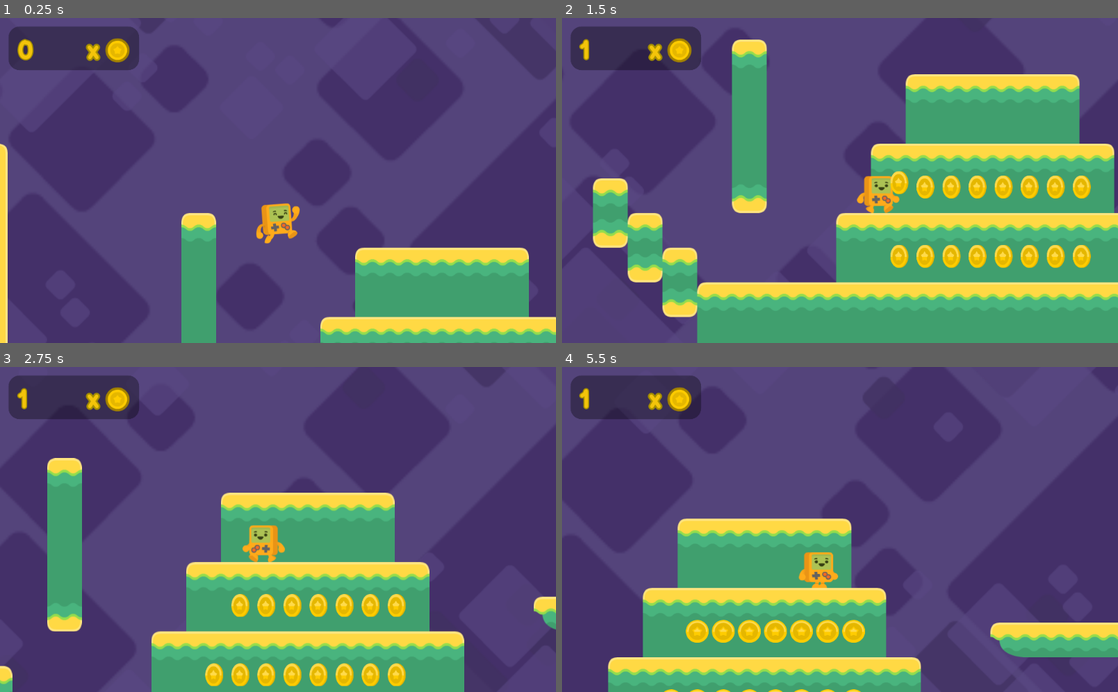
Above: before the commit, frames 1-4 (two rows, left to right).
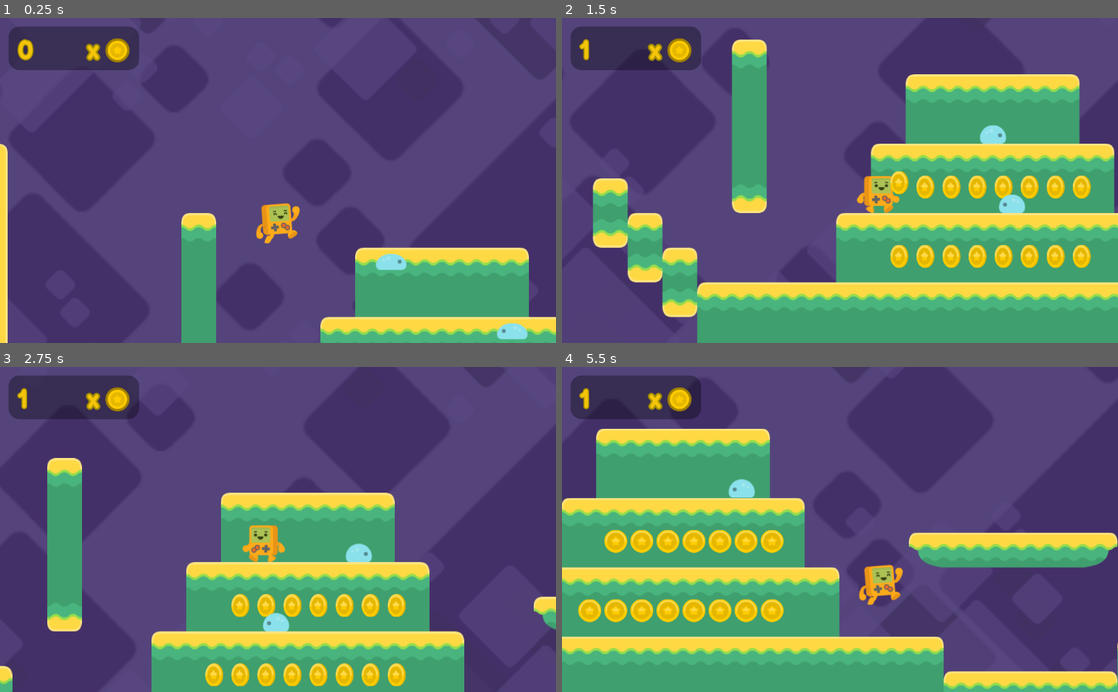
Above: after the commit, the same moments.

Repository: CrabbitSlater/Godot_2D_Tutorial_adv
Game: Godot game, scene res://Assets/Levels/Test_Level.tscn
Same seed, same stepped clock (60 frames per second), same inputs: the game is played once before the commit and once after it.
Inputs:
- Up to frame 1 (0.25 s): no input
- Up to frame 2 (1.5 s): hold D (player_right) from 0.53 s (still down); tap Space (player_jump) at 0.77 s
- Up to frame 3 (2.75 s): tap Space (player_jump) at 1.52 s; release D (player_right) at 2.03 s; hold A (player_left) from 2.03 s (still down)
- Up to frame 4 (5.5 s): release A (player_left) at 2.78 s; hold D (player_right) 2.78-4.28 s; tap Space (player_jump) at 3.02, 3.77, 4.52 s; hold A (player_left) 4.28-5.03 s; hold D (player_right) from 5.03 s (still down)

The runs differ from the first frame. In frame 1, 0.5% of the frame differs, in the area x 67-95%, y 72-99%; in frame 2, 0.5%; in frame 3, 0.5%; in frame 4, 43%, in the area x 0-100%, y 19-100%.

Commit message:
added enemy- used a 2d raycast which we dynamically change origin point on flip to determine if our enemy ''sees'' a cliffedge VERY USEFUL- born CG 13 (assets as always from kenny.nl)

Diff:
--- /dev/null
+++ b/Assets/Enemy/Enemy.gd
@@ -0,0 +1,40 @@
+extends KinematicBody2D
+
+var velocity = Vector2()
+var gravity :float = 20
+export var direction = -1  #left is -1, right it +1
+var speed :float = 75
+
+export var detects_cliffs : bool = true
+
+
+func _ready():
+	#ensure that sprite is flipped right
+	if direction >0 :
+		$AnimatedSprite.flip_h = true
+		#position floorchecker raycast- note that get_extents onlly exists on
+		#rectangle and similar shapes
+		$FloorChecker.position.x = $CollisionShape2D.shape.get_extents().x *direction
+		#note also that etents is distane from origin to the edge of the shape- not the full width
+		#note- raycasting is expensive- try to minimise use of them
+		$FloorChecker.enabled = detects_cliffs
+
+func _physics_process(delta):
+
+	#check if on wall - check also if it's on the floor, and if the floor detector can sense a drop
+	#floor detection important otherwise enemy will flip wildly if in freefall
+	#also need to condition this on if it detects cliffs
+	#this is pretty long for a single conditional, maybe look into multiline formatting in gd script
+
+	if is_on_wall() or detects_cliffs and self.is_on_floor() and not $FloorChecker.is_colliding():
+		direction = direction * -1
+		$AnimatedSprite.flip_h = not $AnimatedSprite.flip_h
+		$FloorChecker.position.x = $CollisionShape2D.shape.get_extents().x *direction
+		#flip the position of the raycast to other side
+
+	velocity.y += gravity
+
+	velocity.x = speed*direction
+
+	#dont forget to add the UP variable
+	velocity = self.move_and_slide(velocity,Vector2.UP)
--- /dev/null
+++ b/Assets/Enemy/Enemy.tscn
@@ -0,0 +1,26 @@
+[gd_scene load_steps=4 format=2]
+
+[ext_resource path="res://Assets/Enemy/Enemy.gd" type="Script" id=1]
+[ext_resource path="res://Assets/Enemy/Enemy_SpriteFrames.tres" type="SpriteFrames" id=2]
+
+[sub_resource type="RectangleShape2D" id=2]
+extents = Vector2( 20, 12.5 )
+
+[node name="Enemy" type="KinematicBody2D"]
+collision_layer = 16
+collision_mask = 51
+script = ExtResource( 1 )
+
+[node name="AnimatedSprite" type="AnimatedSprite" parent="."]
+frames = ExtResource( 2 )
+animation = "Crawl"
+playing = true
+
+[node name="CollisionShape2D" type="CollisionShape2D" parent="."]
+position = Vector2( 0, 4.5 )
+shape = SubResource( 2 )
+
+[node name="FloorChecker" type="RayCast2D" parent="."]
+enabled = true
+cast_to = Vector2( 0, 20 )
+collision_mask = 2
--- /dev/null
+++ b/Assets/Enemy/Enemy_SpriteFrames.tres
@@ -0,0 +1,18 @@
+[gd_resource type="SpriteFrames" load_steps=4 format=2]
+
+[ext_resource path="res://Assets/Enemy/Sprites/slimeBlue_squashed.png" type="Texture" id=1]
+[ext_resource path="res://Assets/Enemy/Sprites/slimeBlue.png" type="Texture" id=2]
+[ext_resource path="res://Assets/Enemy/Sprites/slimeBlue_blue.png" type="Texture" id=3]
+
+[resource]
+animations = [ {
+"frames": [ ExtResource( 2 ), ExtResource( 3 ) ],
+"loop": true,
+"name": "Crawl",
+"speed": 6.0
+}, {
+"frames": [ ExtResource( 1 ) ],
+"loop": true,
+"name": "Squash",
+"speed": 5.0
+} ]
--- a/Assets/Levels/Test_Level.tscn
+++ b/Assets/Levels/Test_Level.tscn
@@ -9,6 +9,7 @@
 [ext_resource path="res://Assets/UI/UI_Img/coin_gold.png" type="Texture" id=7]
 [ext_resource path="res://Assets/UI/Fonts/BalsamiqSans-Bold.ttf" type="DynamicFontData" id=8]
 [ext_resource path="res://Assets/Levels/HUD.gd" type="Script" id=9]
+[ext_resource path="res://Assets/Enemy/Enemy.tscn" type="PackedScene" id=10]
 
 [sub_resource type="RectangleShape2D" id=1]
 extents = Vector2( 224, 16 )
@@ -59,6 +60,8 @@
 tile_data = PoolIntArray( 65541, 1, 0, 65542, 2, 0, 65543, 2, 0, 65544, 2, 0, 65545, 3, 0, 131077, 0, 0, 131078, 0, 0,  …(949 unchanged characters)…
 
 [node name="One_way_collision_container" type="StaticBody2D" parent="Tiles_One_Way"]
+collision_layer = 2
+collision_mask = 49
 
 [node name="CollisionShape2D" type="CollisionShape2D" parent="Tiles_One_Way/One_way_collision_container"]
 position = Vector2( 480, 208 )
@@ -259,6 +262,15 @@
 custom_fonts/font = SubResource( 10 )
 text = "$$"
 valign = 1
+
+[node name="Enemies" type="Node2D" parent="."]
+
+[node name="Enemy" parent="Enemies" instance=ExtResource( 10 )]
+position = Vector2( 692, 176 )
+
+[node name="Enemy2" parent="Enemies" instance=ExtResource( 10 )]
+position = Vector2( 432, 48 )
+direction = 1
 
 [connection signal="body_entered" from="Fall_Zone" to="Steve" method="_on_Fall_Zone_body_entered"]
 [connection signal="coin_collected" from="Coin_Container/Coin" to="HUD" method="_on_coin_collected"]
Binary file added: Assets/Enemy/Sprites/slimeBlue.png
Not shown, added: Assets/Enemy/Sprites/slimeBlue.png.import
Binary file added: Assets/Enemy/Sprites/slimeBlue_blue.png
Not shown, added: Assets/Enemy/Sprites/slimeBlue_blue.png.import
Binary file added: Assets/Enemy/Sprites/slimeBlue_squashed.png
Not shown, added: Assets/Enemy/Sprites/slimeBlue_squashed.png.import
Not shown: 1 places in Assets/Levels/Test_Level.tscn that only renumber resources
